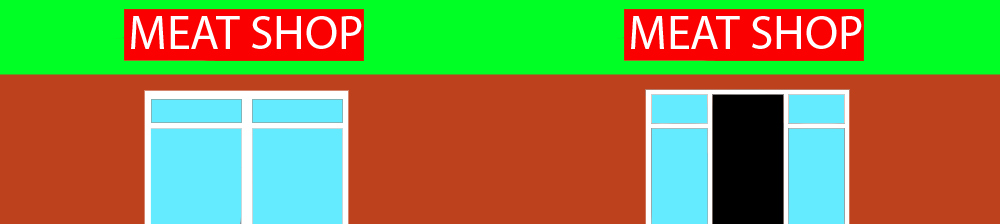
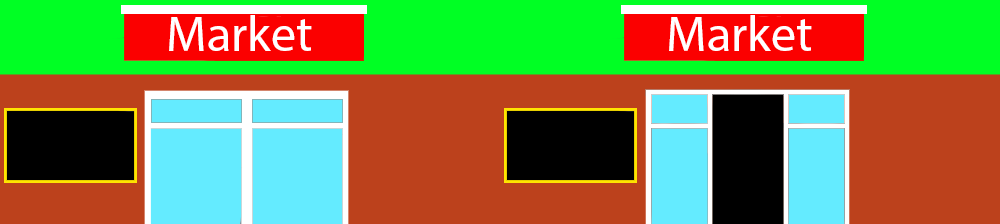
Comparing the layer stacks of the two 1000 x 224 images. Changes:
painted on "Calque 4" over [4, 5, 867, 183]
painted on "Calque 3" over [4, 5, 867, 183]
added layer "Arrière-plan" over [4, 5, 867, 183]
